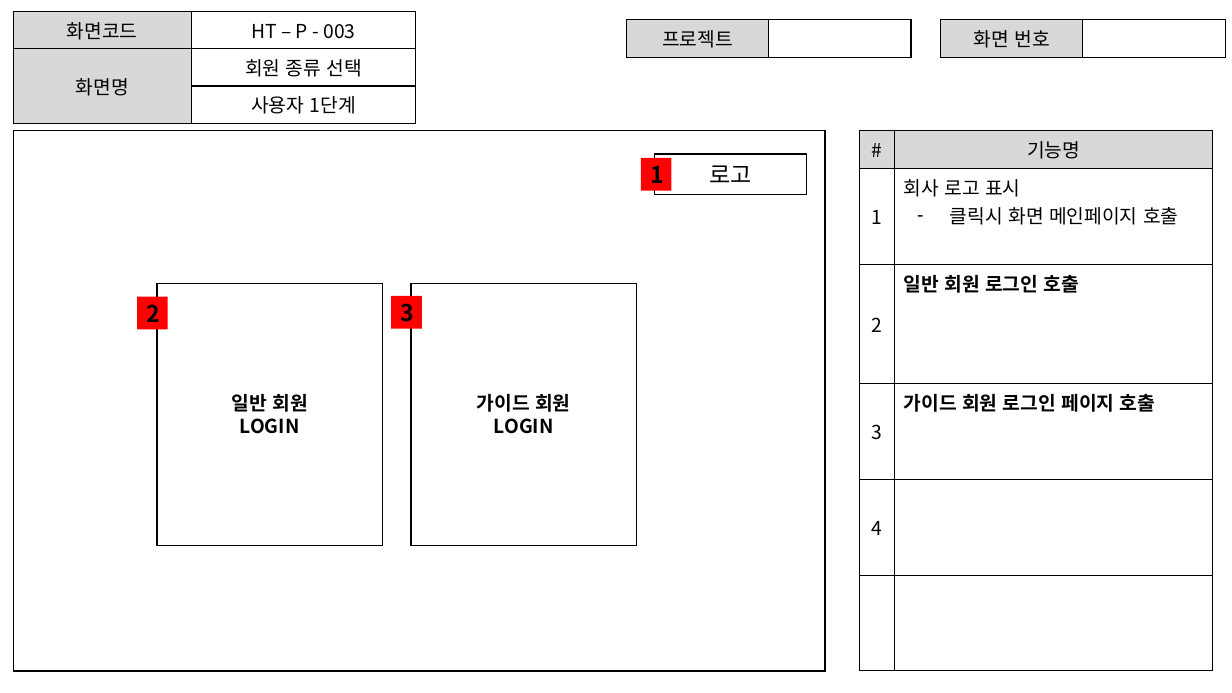
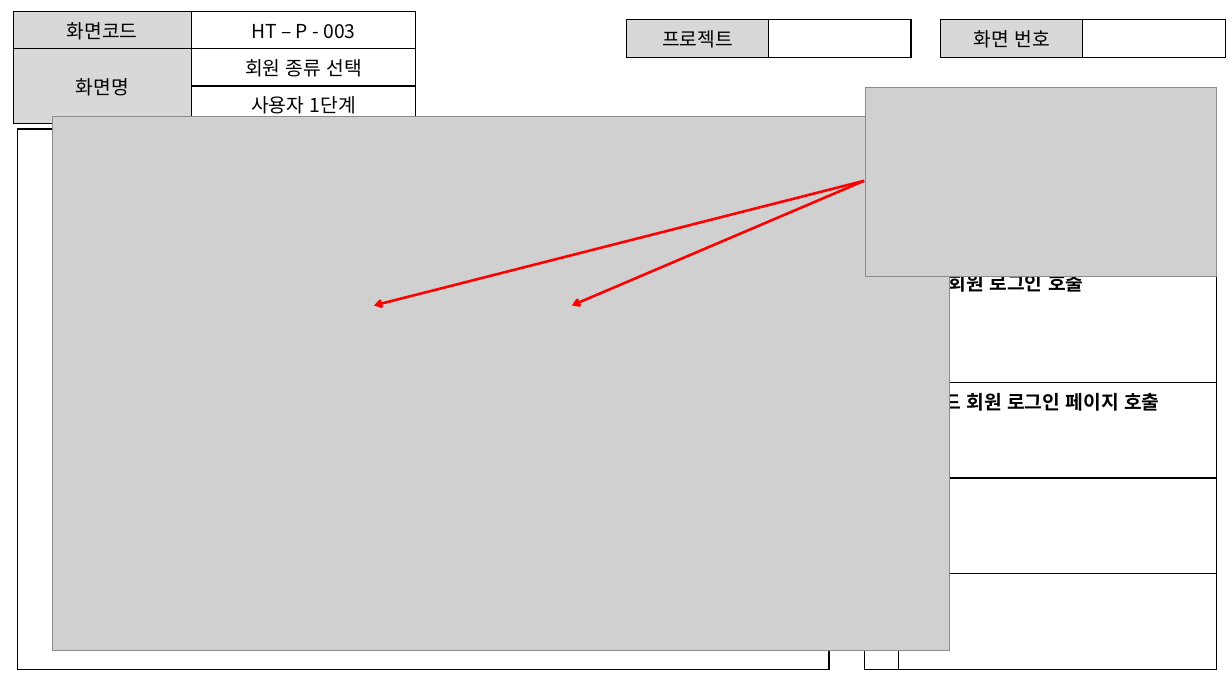
Before and after one commit to ezenteam2/TripMate, a slide deck: slide 17 of 0131 project02 최종발표 2조.pptx (slide 19 before the commit). Drawn at 1232x693 pixels with LibreOffice and Linux fonts; fonts in the diff are those of the drawing; grey boxes stand for pictures. Boxes give left, top, right and bottom in pixels: in the first picture for what was removed or moved away, otherwise in the second. Text is boxed around its words. In the diff, an @@ line names an element or a change of style, - is before the commit and + after.

```diff
--- a/0131 project02 최종발표 2조.pptx
+++ b/0131 project02 최종발표 2조.pptx
@@ group added at (53, 88, 1216, 651): 2 pictures, 2 arrows @@
@@ rectangle: place and size @@
-rectangle at (13, 130, 824, 671)
+rectangle at (18, 129, 829, 670)
@@ table: place and size @@
-table at (860, 130, 1213, 671)
+table at (864, 129, 1216, 670)
@@ rectangle removed at (641, 158, 672, 190) @@
-1
@@ rectangle removed at (654, 154, 806, 195) @@
-로고
@@ rectangle removed at (137, 297, 167, 329) @@
-2
@@ rectangle removed at (157, 284, 383, 546) @@
-일반 회원
-LOGIN
@@ rectangle removed at (391, 296, 421, 328) @@
-3
@@ rectangle removed at (411, 284, 637, 546) @@
-가이드 회원
-LOGIN
```
Also in this commit, not shown: 7 other slides changed, 4 slides added, 25 slides removed.
